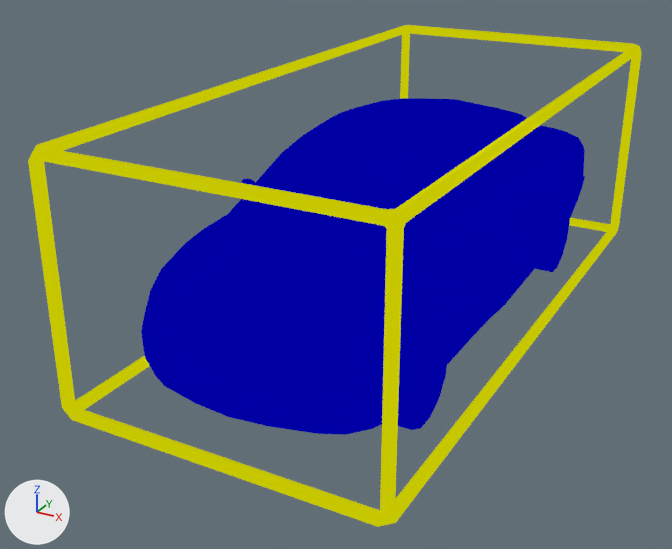
A saved change to the glTF model static/map3d/model/carbox.glb.
Camera for both pictures: a camera (50 mm lens) standing at (2.72, -5.9, 3.11) and looking at (-0.3, -0.41, 0.37). The axes (+X, +Y, +Z) are drawn at lower left. The lights are the same throughout. Where no turn or scale is listed for an object, it has been applied to the vertices.

Names of what the first picture shows: 'Cube_Line', 'car'.
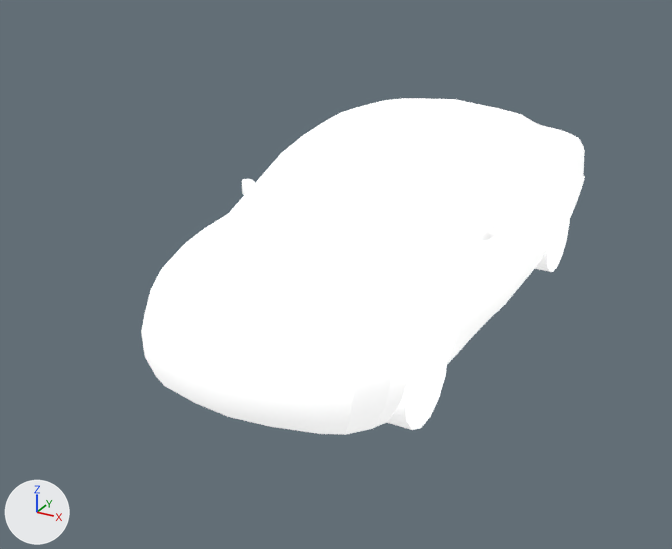
Where the change shows, as pixel boxes (x1, y1, x2, y2) in the pictures (672 x 549 px):
```json
{"object": "car", "change": "recoloured", "before": [141, 98, 585, 435], "after": [141, 98, 585, 435]}
{"object": "Cube_Line", "change": "deleted", "before": [28, 25, 641, 527]}
```

The change, as JSON lines over the scene's bpy script:
```json
{"block": "mat_material_0", "change": "nodes: BsdfTransparent, Emission, LightPath, MixShader, OutputMaterial"}
{"block": "mat_material_0", "change": "colours: yellow #c7c700"}
{"block": "mat_material_0", "change": "nodes: BsdfPrincipled, OutputMaterial"}
{"block": "mat_material_0", "change": "colours: white #ffffff"}
{"block": "me_mesh_1", "where": "me_mesh_1.from_pydata(...)  # 504 vertices, 980 faces; spans x -0.95..0.95, y -2.32..2.32, z 0.01..1.51"}
{"op": "remove", "block": "me_mesh_1", "code": "me_mesh_1.materials.append(mat_material_1)"}
{"op": "add", "block": "me_mesh_1", "code": "me_mesh_1.materials.append(mat_material_0)  # white #ffffff"}
{"op": "remove", "block": "ob_cube_line", "code": ["ob_cube_line = bpy.data.objects.new('Cube_Line', me_mesh_0)", "ob_cube_line.location = (0.0, 0.0, 0.0)"]}
```
